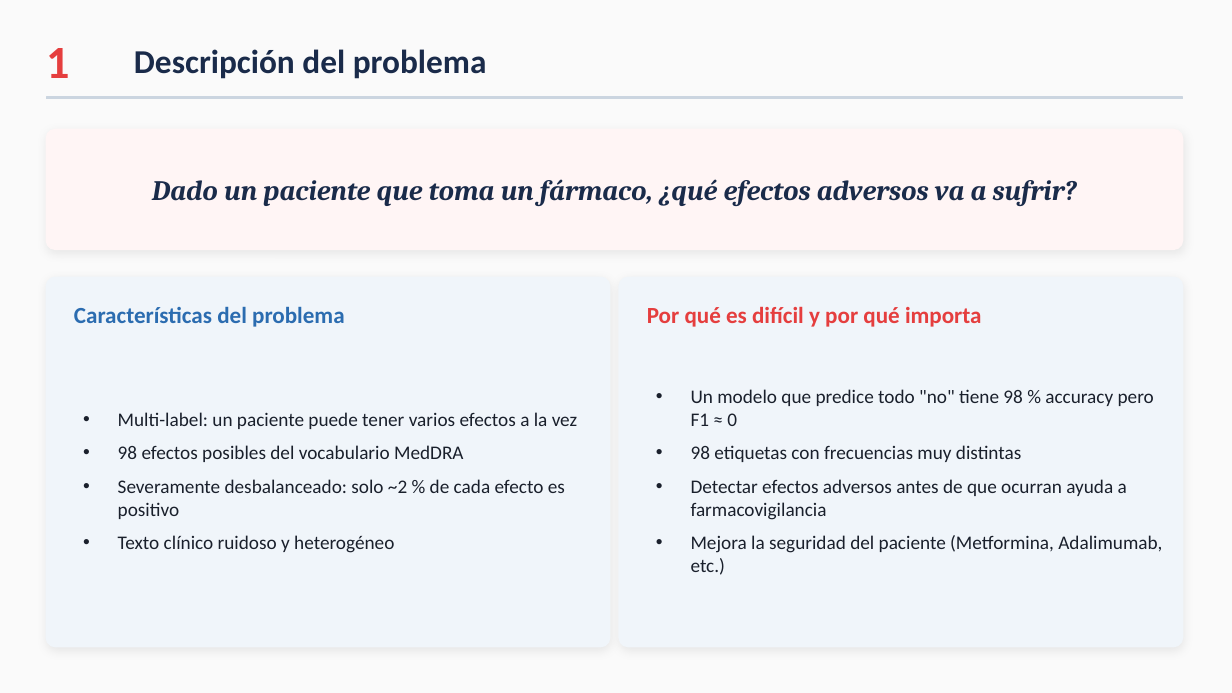
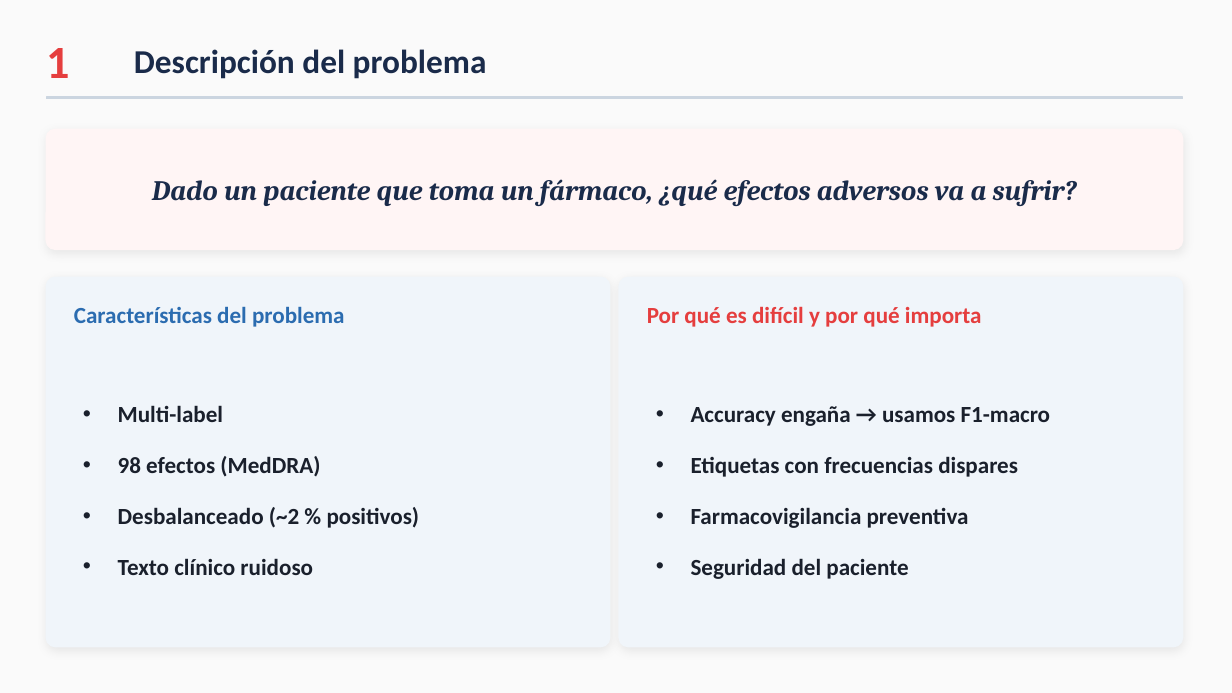
Before and after one commit to ccKabra/farmApp-TCE, a slide deck: slide 2 of PRESENTACION.pptx. Drawn at 1232x693 pixels with LibreOffice and Linux fonts; fonts in the diff are those of the drawing. Boxes give left, top, right and bottom in pixels: in the first picture for what was removed or moved away, otherwise in the second. Text is boxed around its words. In the diff, an @@ line names an element or a change of style, - is before the commit and + after.

```diff
--- a/PRESENTACION.pptx
+++ b/PRESENTACION.pptx
@@ text at [118,405,420,575]: text changed; size 15 to 18 pt; bold on @@
-• Multi-label: un paciente puede tener varios efectos a la vez
-• 98 efectos posibles del vocabulario MedDRA
-• Severamente desbalanceado: solo ~2 % de cada efecto es positivo
-• Texto clínico ruidoso y heterogéneo
+• Multi-label
+• 98 efectos (MedDRA)
+• Desbalanceado (~2 % positivos)
+• Texto clínico ruidoso
@@ text at [691,406,1051,579]: text changed; size 15 to 18 pt; bold on @@
-• Un modelo que predice todo "no" tiene 98 % accuracy pero F1 ≈ 0
-• 98 etiquetas con frecuencias muy distintas
-• Detectar efectos adversos antes de que ocurran ayuda a farmacovigilancia
-• Mejora la seguridad del paciente (Metformina, Adalimumab, etc.)
+• Accuracy engaña → usamos F1-macro
+• Etiquetas con frecuencias dispares
+• Farmacovigilancia preventiva
+• Seguridad del paciente
```
Also in this commit, not shown: 13 other slides changed, 18 other files.
